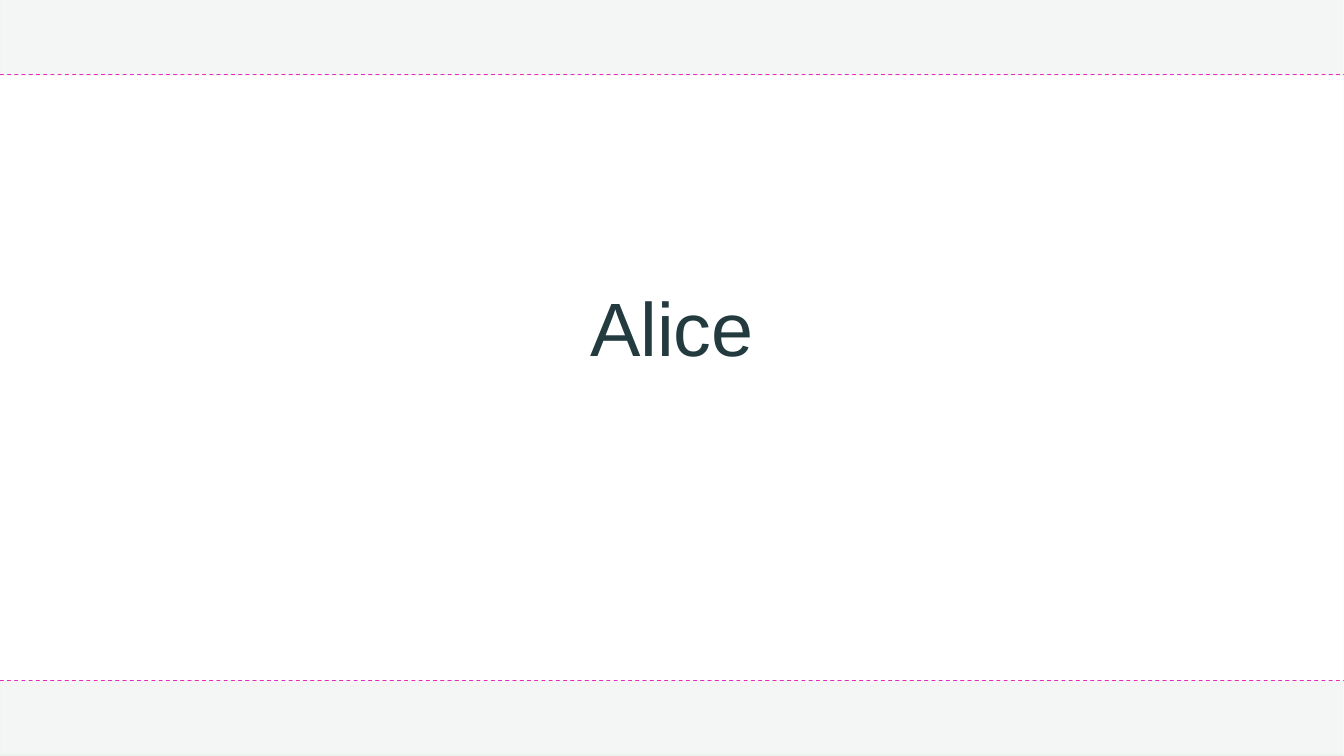
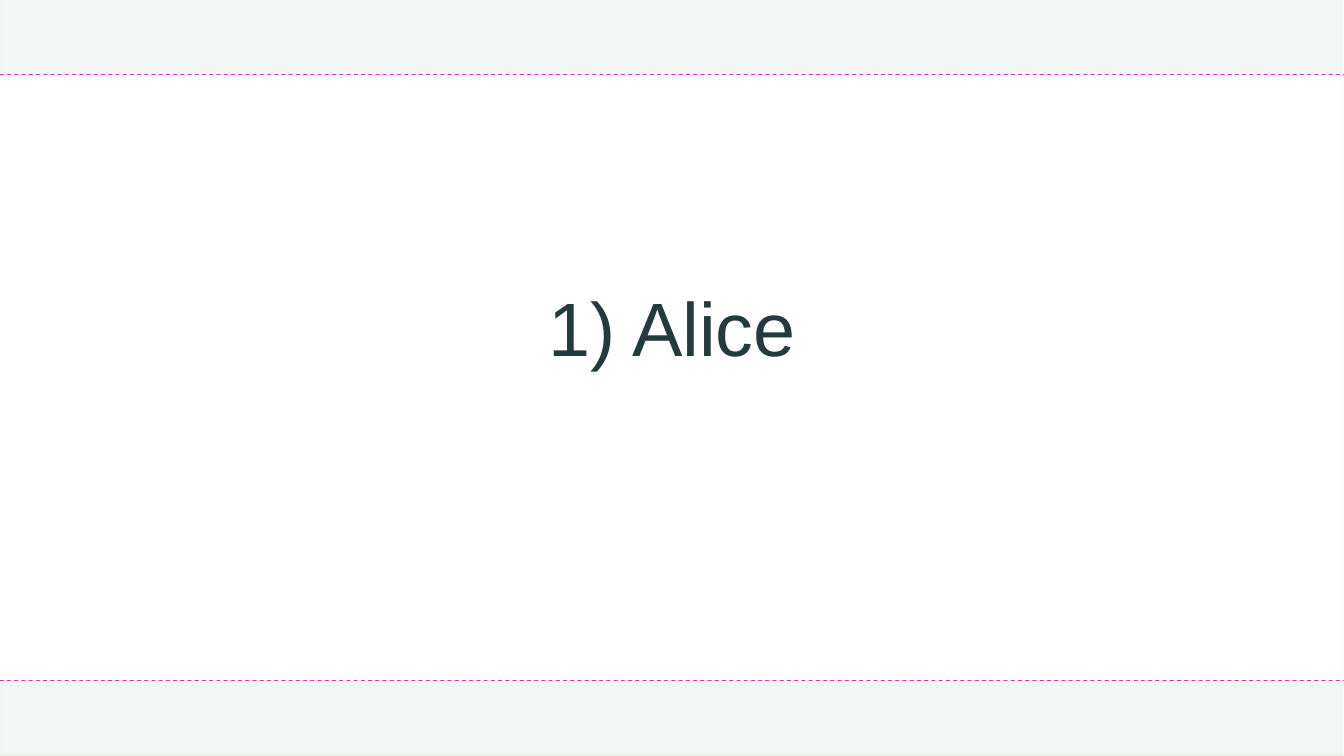
Before and after one commit to jeonghwa-cho/trf, a slide deck: slide 2 of eelbrain_TRFs.pptx. Drawn at 1344x756 pixels with LibreOffice and Linux fonts; fonts in the diff are those of the drawing. Boxes give left, top, right and bottom in pixels: in the first picture for what was removed or moved away, otherwise in the second. Text is boxed around its words. In the diff, an @@ line names an element or a change of style, - is before the commit and + after.

```diff
--- a/eelbrain_TRFs.pptx
+++ b/eelbrain_TRFs.pptx
@@ title at (x1=548, y1=301, x2=796, y2=370): text changed @@
-Alice
+1) Alice
```
Also in this commit, not shown: 4 other slides changed, 5 slides added.
